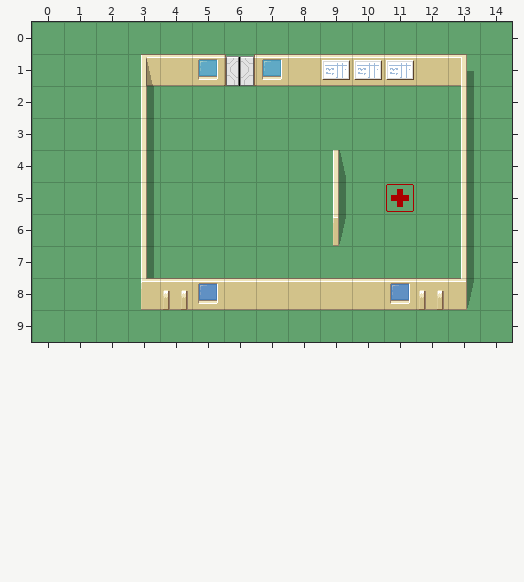
One commit to this Tiled map: data/tutorial2.tmx. The picture above was drawn from the file before the commit.
Cells are 32x32 px. Shown: x 0..14, y 0..9.
New version:
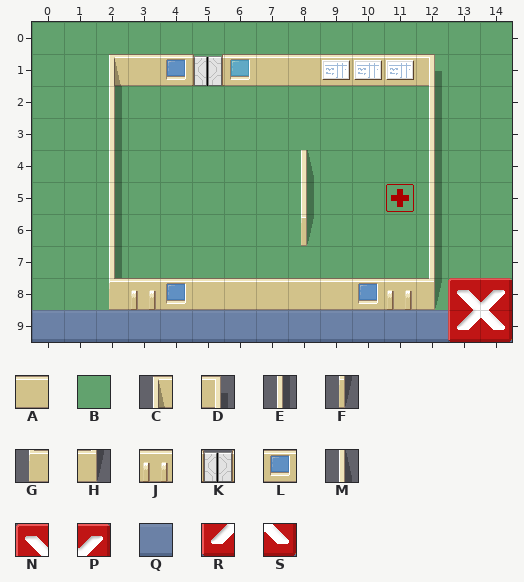
Key: from "hospital_256": A 0, B 4, C 10, D 11, E 16, F 17, G 18, H 19, J 24, K 40, L 42, M 51, N 54, P 55, Q 61, R 62, S 63.
_ is an empty cell.
Tiles of an added or newly shown layer are drawn over the layers below it.
Change:
Layer "floor":
y 8: x 12 _ -> B
Layer "Walls":
y 1: x 2..7 _CALKL -> CALKLA; x 12..13 AD -> D_
y 2..3: x 2..3 _E -> E_; x 12..13 _E -> E_
y 4: x 2..3 _E -> E_; x 8..9 _M -> M_; x 12..13 _E -> E_
y 5: x 2..3 _E -> E_; x 8..9 _E -> E_; x 12..13 _E -> E_
y 6: x 2..3 _E -> E_; x 8..9 _F -> F_; x 12..13 _E -> E_
y 7: x 2..3 _E -> E_; x 12..13 _E -> E_
y 8: x 2..5 _GJL -> GJLA; x 10..13 ALJH -> LJH_
Layer "Ui" (added):
y 8: x 13..14 __ -> NP
y 9: x 0..14 _______________ -> QQQQQQQQQQQQQRS
